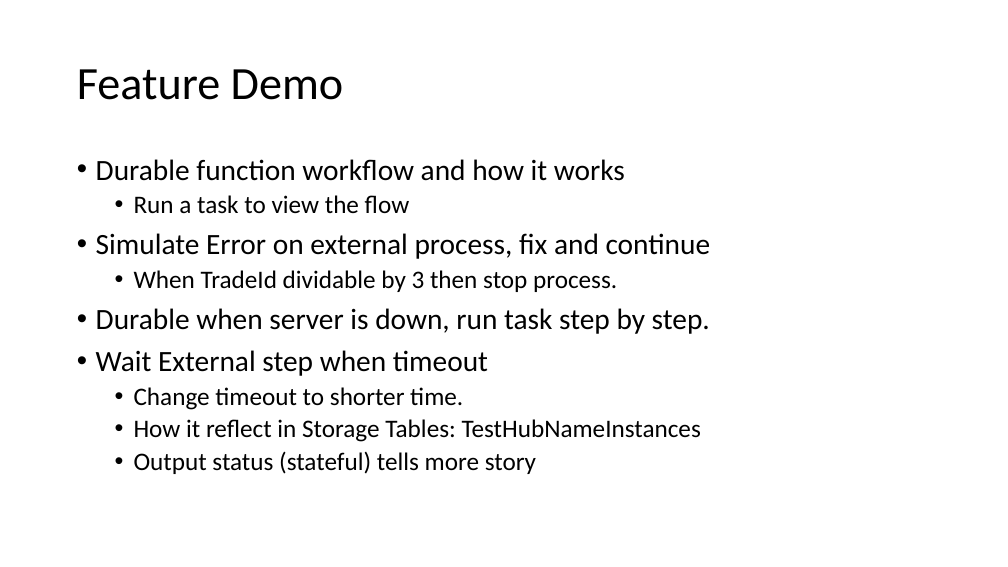
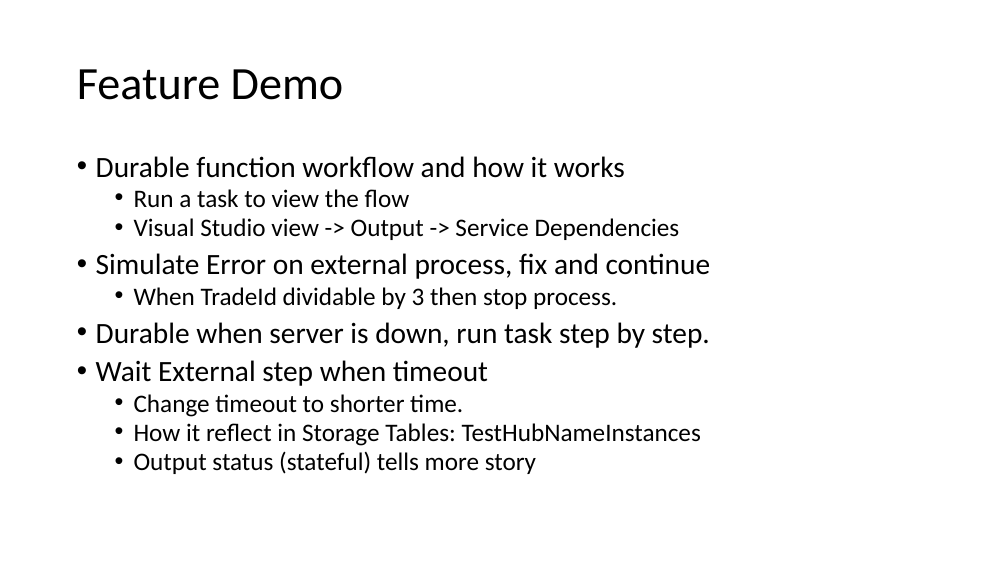
Before and after one commit to SnowFox108/DurableForFun, a slide deck: slide 2 of SupportFiles/Workflow.pptx. Drawn at 1008x567 pixels with LibreOffice and Linux fonts; fonts in the diff are those of the drawing. Boxes give left, top, right and bottom in pixels: in the first picture for what was removed or moved away, otherwise in the second. Text is boxed around its words. In the diff, an @@ line names an element or a change of style, - is before the commit and + after.

```diff
--- a/SupportFiles/Workflow.pptx
+++ b/SupportFiles/Workflow.pptx
@@ text at [96,156,711,474]: line spacing 0.9 to 0.8 @@
@@ text at [134,218,680,240]: paragraph added @@
+  • Visual Studio view -> Output -> Service Dependencies
```
Also in this commit, not shown: 1 slide added.
